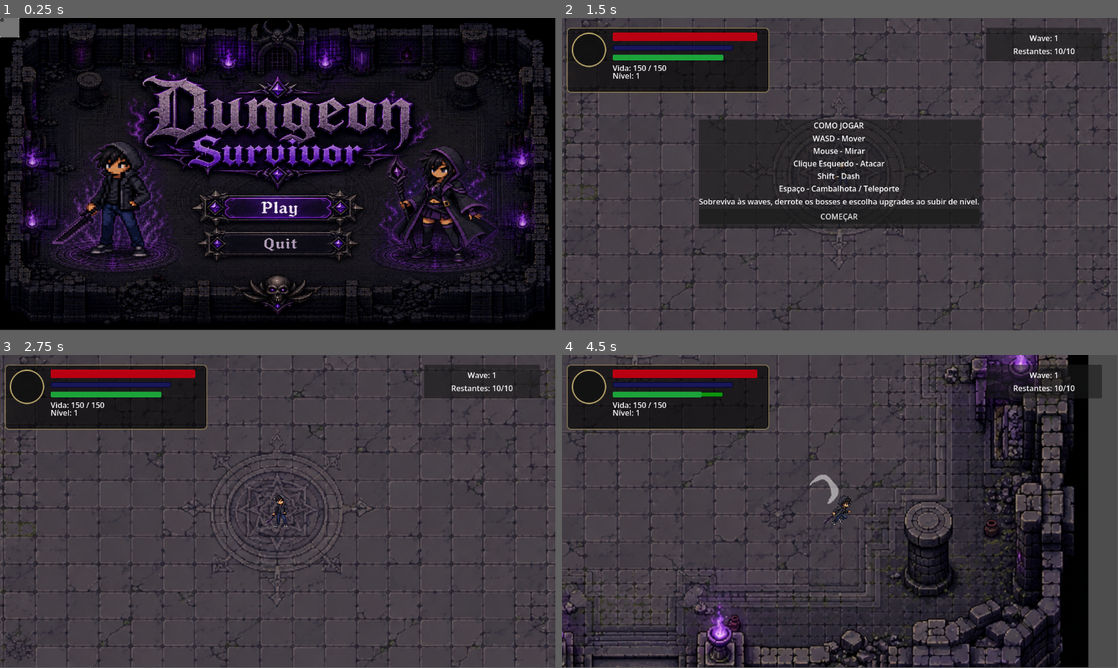
Above: before the commit, frames 1-4 (two rows, left to right).
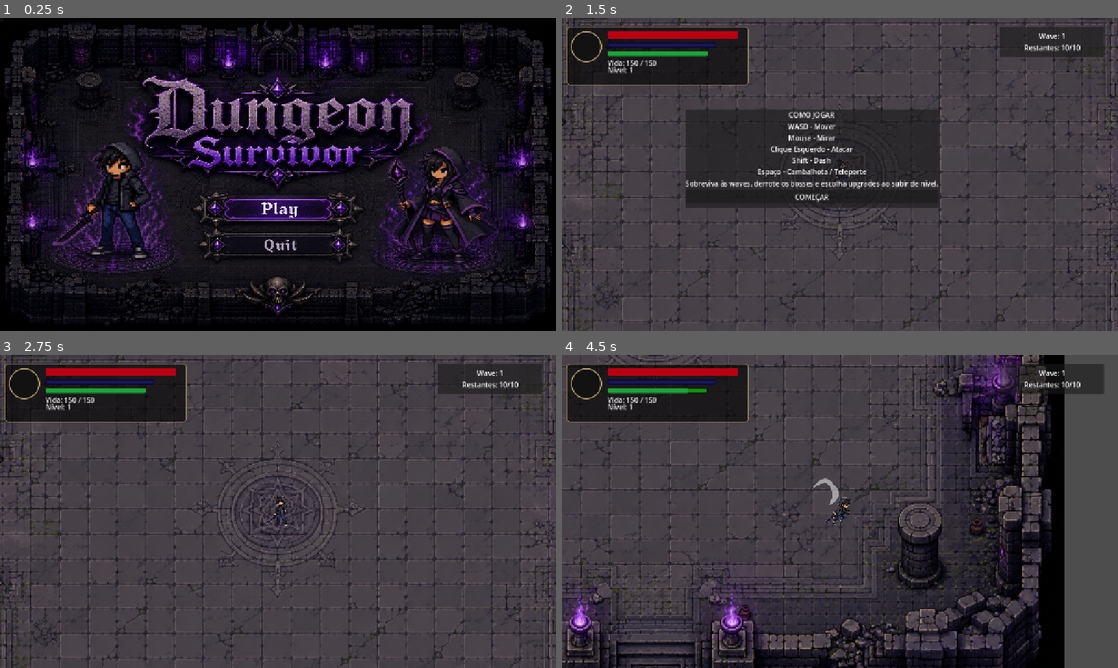
Above: after the commit, the same moments.

Repository: WeebBryan/dungeon-survivor
Game: Godot game, scene res://Cenas/main_menu.tscn
The game is run twice, just before and just after one commit, with the same random seed, the same clock (stepped at 60 frames per second) and the same inputs.
Inputs (mouse positions are in pixels of both pictures, inside the frame that each line leads up to; where the layout moved, square brackets give the same spot in the first picture):
- Up to frame 1 (0.25 s): no input
- Up to frame 2 (1.5 s): click (840, 208) [840, 205] at 0.5 s; click (995, 255) at 1.25 s
- Up to frame 3 (2.75 s): click "COMEÇAR" at 2 s
- Up to frame 4 (4.5 s): tap Enter at 2.75 s; move the mouse to (962, 495) at 2.77 s; hold D (move_right) 2.78-3.53 s; tap Shift (dash) at 2.85 s; move the mouse to (728, 527) at 3.52 s; hold S (move_down) 3.53-4.28 s; tap Space (roll) at 3.6 s; move the mouse to (895, 442) at 4.27 s; press the mouse at (895, 442) at 4.28 s; hold D (move_right) from 4.28 s (still down)
The window is 799x449 before the commit and 800x450 after it. Grey fills any space a smaller window leaves; there, only what the larger window draws over its background counts as a difference.

The runs differ from the first frame. In frame 1, 13% of the frame differs, in the area x 0-100%, y 0-100%; in frame 2, 20%; in frame 3, 15%; in frame 4, 34%, in the area x 0-98%, y 0-100%.

Commit message:
Ajuste na tela cheia

Diff:
--- a/Cenas/class_select.tscn
+++ b/Cenas/class_select.tscn
@@ -17,25 +17,25 @@
 
 [node name="TextureRect" type="TextureRect" parent="." unique_id=828830229]
 layout_mode = 0
-offset_right = 1151.0
-offset_bottom = 647.0
+offset_right = 1280.0
+offset_bottom = 720.0
 texture = ExtResource("2_jx6ci")
 expand_mode = 1
 
 [node name="DuelistButton" type="Button" parent="." unique_id=1226496290]
 layout_mode = 0
-offset_left = 814.0
-offset_top = 477.0
-offset_right = 990.0
-offset_bottom = 508.0
+offset_left = 901.0
+offset_top = 532.0
+offset_right = 1091.0
+offset_bottom = 567.0
 theme_override_styles/normal = SubResource("StyleBoxFlat_jx6ci")
 
 [node name="MageButton" type="Button" parent="." unique_id=2083155559]
 layout_mode = 0
-offset_left = 193.0
-offset_top = 475.0
-offset_right = 340.0
-offset_bottom = 512.0
+offset_left = 194.0
+offset_top = 532.0
+offset_right = 389.0
+offset_bottom = 569.0
 theme_override_styles/normal = SubResource("StyleBoxFlat_2s16s")
 
 [node name="MenuMusicPlayer" type="AudioStreamPlayer" parent="." unique_id=2112822647]
--- a/Cenas/main.tscn
+++ b/Cenas/main.tscn
@@ -25,7 +25,7 @@
 [ext_resource type="AudioStream" uid="uid://blio5jvsd7yrn" path="res://Music/02. Echoes_In_The_Hollow_Temple.mp3.mp3" id="23_do340"]
 
 [sub_resource type="RectangleShape2D" id="RectangleShape2D_1bvp3"]
-size = Vector2(35, 60)
+size = Vector2(26.666666, 34.166664)
 
 [sub_resource type="StyleBoxFlat" id="StyleBoxFlat_vgp11"]
 bg_color = Color(0.019607844, 0.019607844, 0.019607844, 0.6666667)
@@ -165,7 +165,7 @@
 frame_progress = 0.7068878
 
 [node name="CollisionShape2D" type="CollisionShape2D" parent="Player" unique_id=217612474]
-position = Vector2(-0.5, -1)
+position = Vector2(-0.833333, -1.2499995)
 shape = SubResource("RectangleShape2D_1bvp3")
 
 [node name="Camera2D" type="Camera2D" parent="Player" unique_id=1927118215]
--- a/Cenas/main_menu.tscn
+++ b/Cenas/main_menu.tscn
@@ -3,6 +3,9 @@
 [ext_resource type="Script" uid="uid://da4j2xse0hcbv" path="res://Scripts/main_menu.gd" id="1_pfblw"]
 [ext_resource type="Texture2D" uid="uid://h6br40mgpgcv" path="res://Menu.png" id="2_bd8gm"]
 [ext_resource type="AudioStream" uid="uid://c5iq8ck1h4l4p" path="res://Music/01. Woodlands_Green_Light_Festival.mp3.mp3" id="2_hn0nd"]
+
+[sub_resource type="StyleBoxFlat" id="StyleBoxFlat_ch3q6"]
+bg_color = Color(0.6, 0.6, 0.6, 0)
 
 [sub_resource type="StyleBoxFlat" id="StyleBoxFlat_bd8gm"]
 bg_color = Color(0.6, 0.6, 0.6, 0)
@@ -19,15 +22,10 @@
 
 [node name="Background" type="TextureRect" parent="." unique_id=2082334952]
 layout_mode = 0
-offset_right = 1153.0
-offset_bottom = 647.0
+offset_right = 1280.0
+offset_bottom = 721.0
 texture = ExtResource("2_bd8gm")
 expand_mode = 1
-
-[node name="DarkOverlay" type="ColorRect" parent="." unique_id=1599482481]
-layout_mode = 0
-offset_right = 40.0
-offset_bottom = 40.0
 
 [node name="TitleLabel" type="Label" parent="." unique_id=1440942514]
 visible = false
@@ -44,15 +42,14 @@
 
 [node name="MenuPanel" type="Panel" parent="." unique_id=633965113]
 layout_mode = 0
-offset_right = 40.0
-offset_bottom = 40.0
+theme_override_styles/panel = SubResource("StyleBoxFlat_ch3q6")
 
 [node name="PlayButton" type="Button" parent="MenuPanel" unique_id=1947330007]
 layout_mode = 0
-offset_left = 491.0
-offset_top = 374.0
-offset_right = 669.0
-offset_bottom = 411.0
+offset_left = 529.0
+offset_top = 417.0
+offset_right = 752.0
+offset_bottom = 460.0
 theme_override_styles/normal = SubResource("StyleBoxFlat_bd8gm")
 
 [node name="ControlsButton" type="Button" parent="MenuPanel" unique_id=1308096741]
@@ -62,16 +59,11 @@
 
 [node name="QuitButton" type="Button" parent="MenuPanel" unique_id=142051917]
 layout_mode = 0
-offset_left = 511.0
-offset_top = 447.0
-offset_right = 654.0
-offset_bottom = 487.0
+offset_left = 523.0
+offset_top = 501.0
+offset_right = 756.0
+offset_bottom = 541.0
 theme_override_styles/normal = SubResource("StyleBoxFlat_ybyo8")
-
-[node name="SubtitleLabel" type="Label" parent="." unique_id=1425900627]
-layout_mode = 0
-offset_right = 40.0
-offset_bottom = 23.0
 
 [connection signal="pressed" from="MenuPanel/PlayButton" to="." method="_on_play_button_pressed"]
 [connection signal="pressed" from="MenuPanel/QuitButton" to="." method="_on_quit_button_pressed"]
--- a/project.godot
+++ b/project.godot
@@ -18,6 +18,13 @@
 [autoload]
 
 PlayerData="*uid://cqove2w0bltn7"
+
+[display]
+
+window/size/viewport_width=1280
+window/size/viewport_height=720
+window/stretch/mode="canvas_items"
+window/stretch/aspect="expand"
 
 [input]
 
